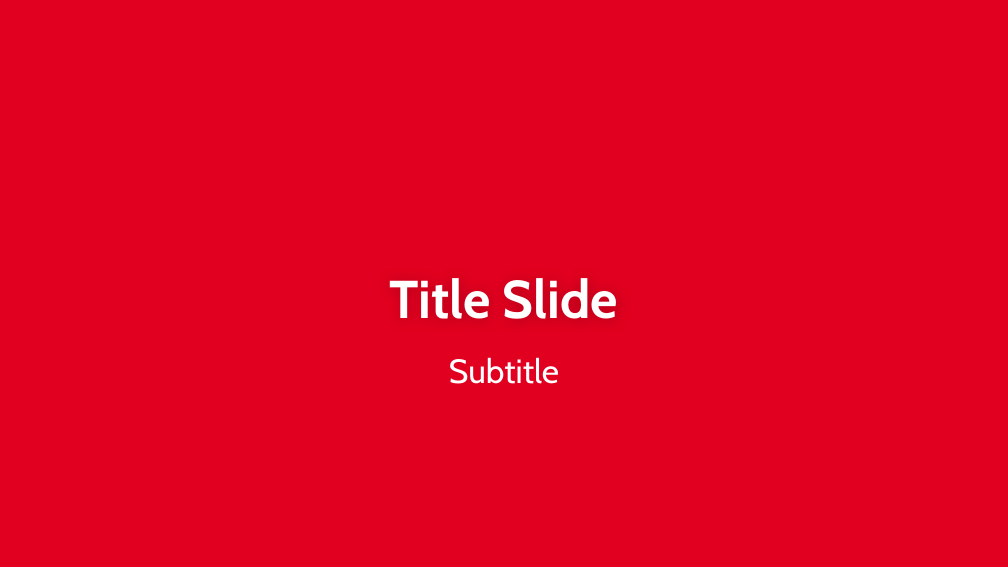
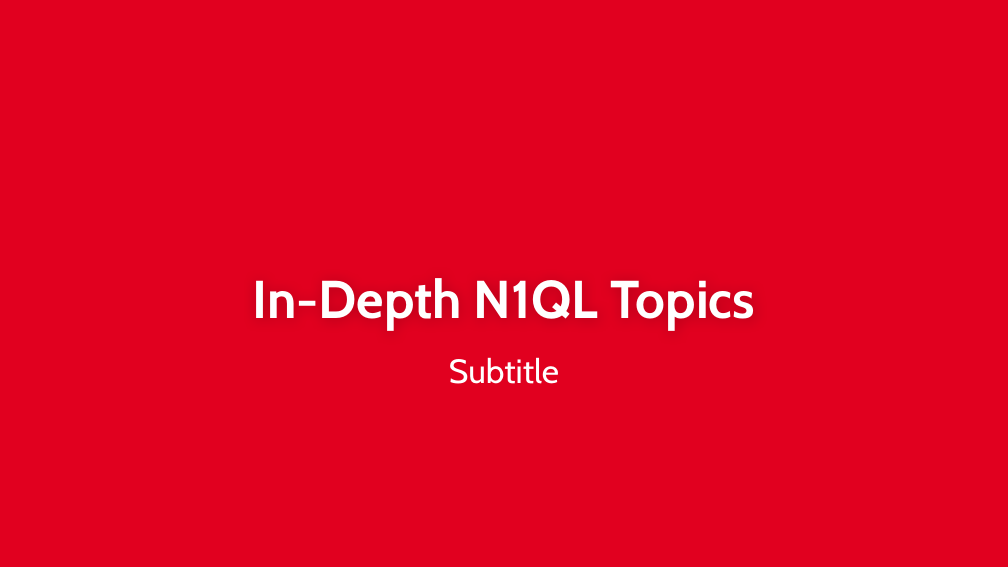
Before and after one commit to subalakr/workshop, a slide deck: slide 1 of server/presentations/04_N1QL Details.pptx (slide 2 before the commit). Drawn at 1008x567 pixels with LibreOffice and Linux fonts; fonts in the diff are those of the drawing; background and template pictures are left out. Boxes give left, top, right and bottom in pixels: in the first picture for what was removed or moved away, otherwise in the second. Text is boxed around its words. In the diff, an @@ line names an element or a change of style, - is before the commit and + after.

```diff
--- a/server/presentations/04_N1QL Details.pptx
+++ b/server/presentations/04_N1QL Details.pptx
@@ title at box(252, 278, 755, 330): text changed @@
-Title Slide
+In-Depth N1QL Topics
```
Also in this commit, not shown: 11 other slides changed, 13 slides added, 2 slides removed.
